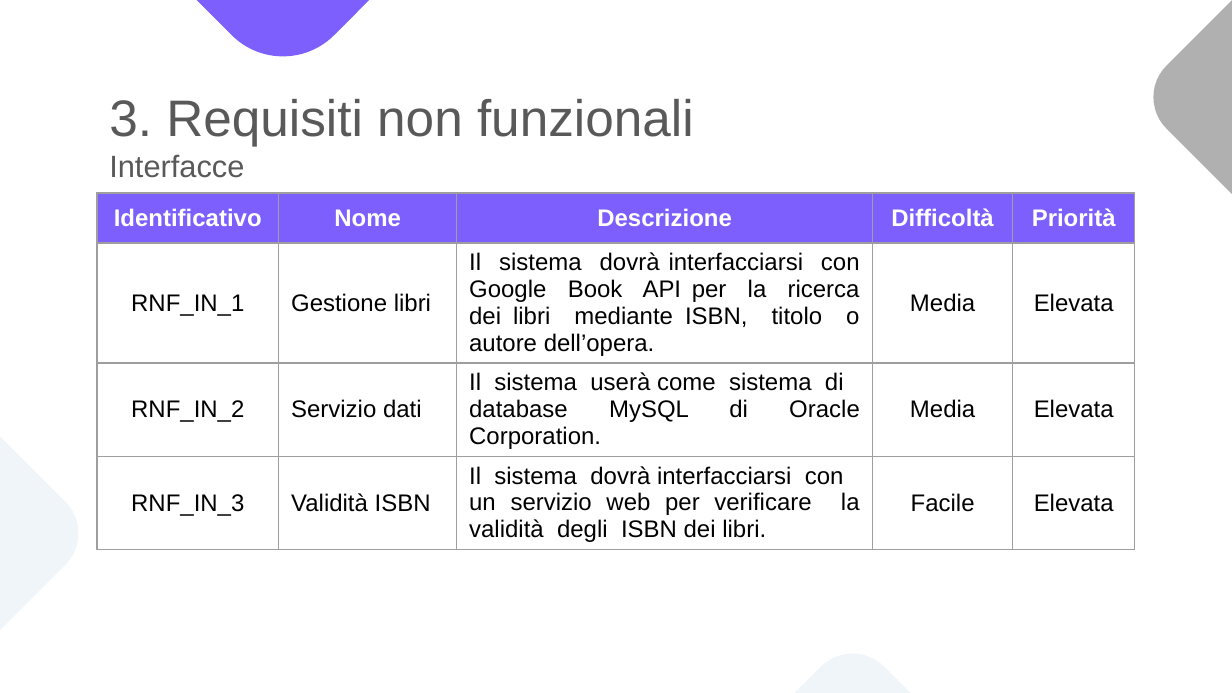
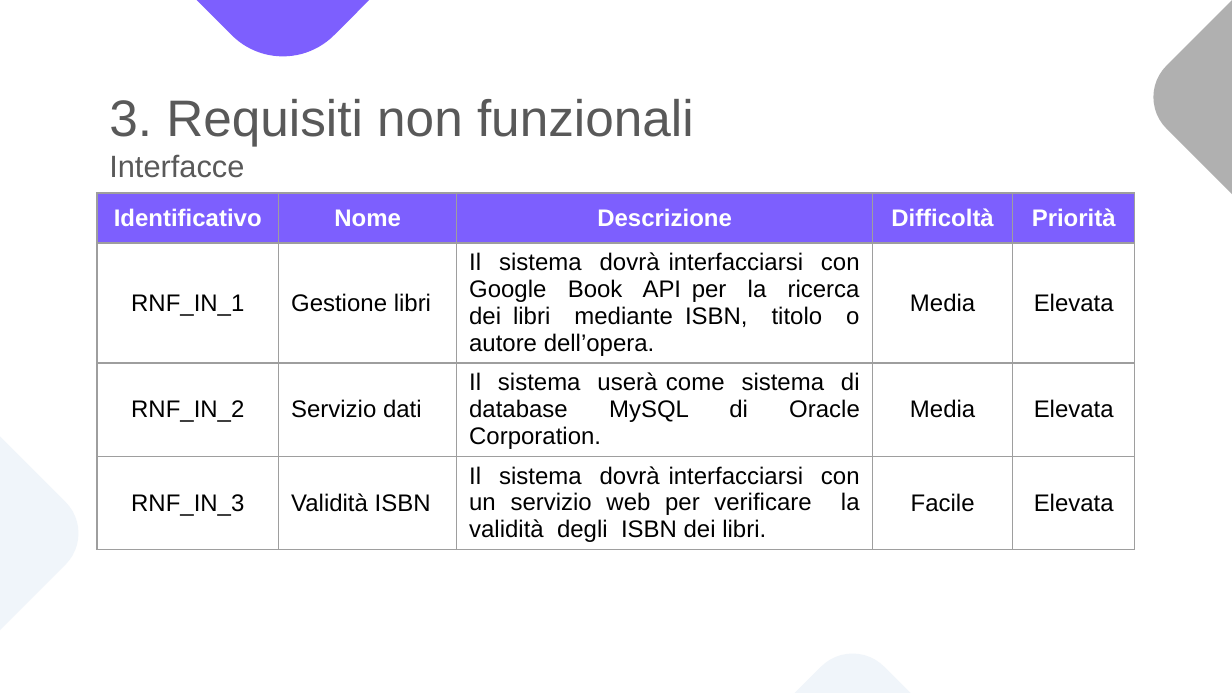
Before and after one commit to notjuary/Bookster_Classe03, a slide deck: slide 18 of DOC/Presentazione.pptx. Drawn at 1232x693 pixels with LibreOffice and Linux fonts; fonts in the diff are those of the drawing. Boxes give left, top, right and bottom in pixels: in the first picture for what was removed or moved away, otherwise in the second. Text is boxed around its words. In the diff, an @@ line names an element or a change of style, - is before the commit and + after.

```diff
--- a/DOC/Presentazione.pptx
+++ b/DOC/Presentazione.pptx
@@ table at (97, 193, 1137, 568) @@
-row 3, column 3: Il sistema userà come sistema di / database MySQL di Oracle Corporation.
+row 3, column 3: Il sistema userà come sistema di database MySQL di Oracle Corporation.
-row 4, column 3: Il sistema dovrà interfacciarsi con / un servizio web per verificare la validità degli ISBN dei libri.
+row 4, column 3: Il sistema dovrà interfacciarsi con un servizio web per verificare la validità degli ISBN dei libri.
```
Also in this commit, not shown: 17 other slides changed, 14 slides added, 3 slides removed.
